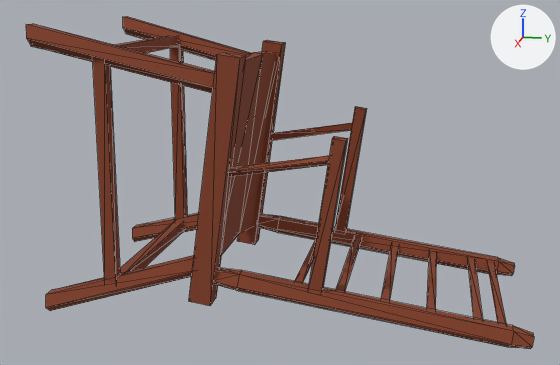
Before and after pictures for a commit that changed the COLLADA model LoveMyHome/misc_chair01.dae.
Both versions are drawn from a camera (50 mm lens) standing at (3.57, 1.68, 0.78) and looking at (0.04, 0.97, -0.11). The lights are fixed; the arrows at upper right show +X, +Y and +Z. Mesh edges are drawn as thin lines. Where no turn or scale is listed for an object, it has been applied to the vertices.

In view in the first picture: 'misc_chair01'.
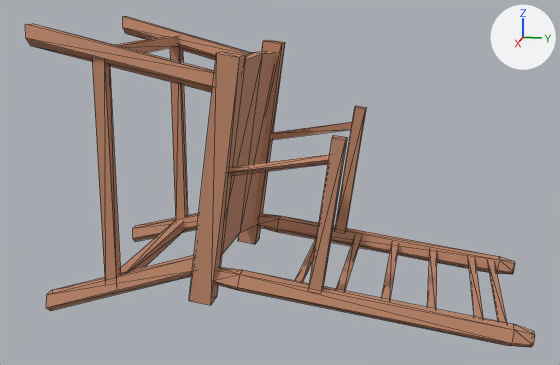
The newer file is also turned or shifted as a whole; pictures and numbers use the older file's frame.

Pixel boxes [x1, y1, x2, y2] of what changed, in the pictures (560 x 365 px; the box of a moved part takes in the faces that stretch with it):
'misc_chair01', recoloured, reshaped: before [26, 16, 534, 349]; after [25, 16, 535, 347]
part 1 of me_misc_chair01, moved or reshaped: before [336, 237, 361, 291]; after [295, 237, 317, 282]
part 2 of me_misc_chair01, moved or reshaped: before [295, 237, 317, 283]; after [336, 236, 362, 290]
part 3 of me_misc_chair01, moved or reshaped: before [468, 259, 483, 319]; after [468, 257, 483, 318]
part 4 of me_misc_chair01, moved or reshaped: before [487, 262, 506, 324]; after [487, 261, 507, 323]
part 5 of me_misc_chair01, moved or reshaped: before [237, 271, 534, 349]; after [237, 270, 535, 347]
part 6 of me_misc_chair01, moved or reshaped: before [277, 216, 515, 276]; after [277, 216, 515, 274]

What changed in the scene script:
```text
Change mat_misc_chair01:
    mat_misc_chair01.base_color: (0.244, 0.0512, 0.0191) -> (0.531, 0.251, 0.148)  # brown #874026 -> brown #c1896b
Change me_misc_chair01:
    where me_misc_chair01.from_pydata(...)  # 208 vertices, 246 faces; spans x -0.57..0.57, y -0.01..2.13, z -0.67..0.65
    used by ob_misc_chair01; location = (0.0, 0.0, 0.0)
    verts and faces of me_misc_chair01; kept vertices keep their numbers, new ones are numbered from 208
    before: 31 (0.47, 2.04, -0.59) at pixel (513, 331), 32 (0.41, 2.04, -0.59) at pixel (512, 325), 37 (0.49, 2.04, -0.64) at pixel (511, 344), 44 (0.46, 2.13, -0.61) at pixel (534, 336), 45 (0.42, 2.13, -0.61) at pixel (533, 332)
    before: 50 (0.47, 2.12, -0.65) at pixel (532, 346), 51 (0.41, 2.12, -0.65), 52 (0.44, 2.12, -0.67) at pixel (530, 348), 53 (0.44, 2.03, -0.67) at pixel (508, 347), 54 (0.39, 2.04, -0.64)
    before: 120 (-0.41, 2.04, -0.59) at pixel (498, 261), 121 (-0.47, 2.04, -0.59) at pixel (497, 257), 126 (-0.49, 2.04, -0.64), 132 (-0.42, 2.13, -0.61) at pixel (514, 265), 133 (-0.46, 2.13, -0.61) at pixel (514, 262)
    before: 138 (-0.41, 2.12, -0.65) at pixel (513, 273), 139 (-0.47, 2.12, -0.65), 140 (-0.44, 2.12, -0.67) at pixel (511, 275), 141 (-0.39, 2.04, -0.64) at pixel (496, 271), 147 (-0.44, 2.03, -0.67)
    me_misc_chair01 part 1: the loose piece of 6 vertices spanning x -0.43..0.43, y 1.29..1.33, z -0.54..-0.5 is moved by (0.0, -0.18, 0.03)
    me_misc_chair01 part 2: the loose piece of 6 vertices spanning x -0.43..0.43, y 1.1..1.14, z -0.51..-0.47 is moved by (0.0, 0.19, -0.03)
    me_misc_chair01 part 3: the loose piece of 6 vertices spanning x -0.43..0.43, y 1.89..1.92, z -0.62..-0.58 is moved by (0.0, 0.0, 0.01)
    me_misc_chair01 part 4: the loose piece of 6 vertices spanning x -0.43..0.43, y 1.98..2.02, z -0.63..-0.59 is moved by (0.0, 0.0, 0.01)
    me_misc_chair01 part 5
    add for i in [31, 32, 37, 44, 45, 50, 51, 52, 54]: verts[i] += (0.0, 0.0, 0.01)
    add verts[53] = (0.44, 2.03, -0.67)  # moved, pixel (509, 345)
    me_misc_chair01 part 6
    add for i in [120, 121, 126, 132, 133, *range(138, 142)]: verts[i] += (0.0, 0.0, 0.01)
    add verts[147] = (-0.44, 2.03, -0.67)  # moved
```
